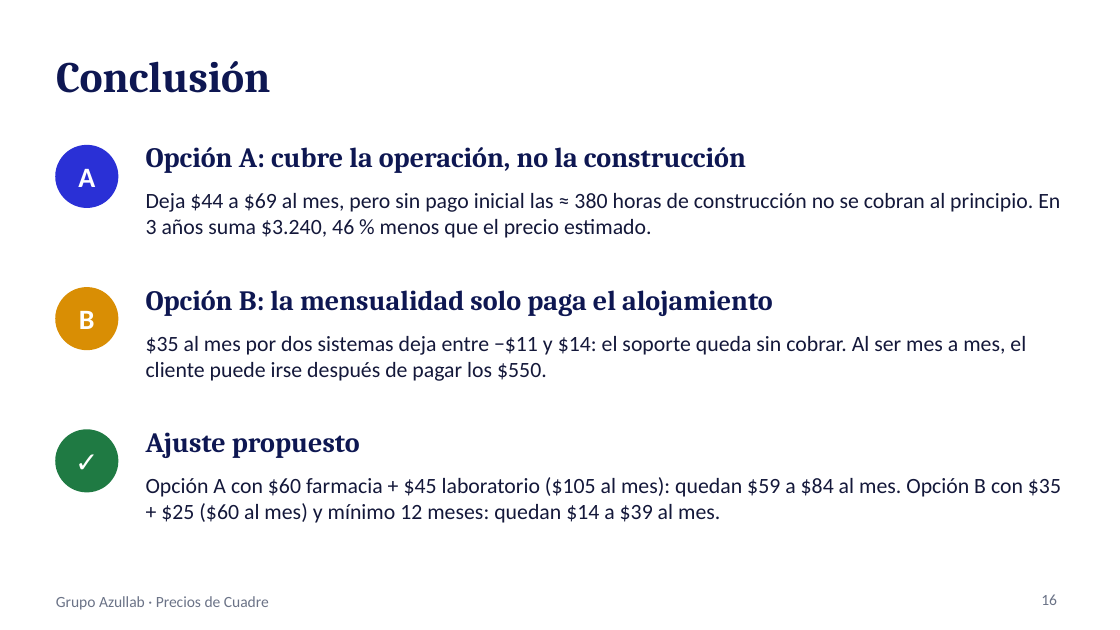
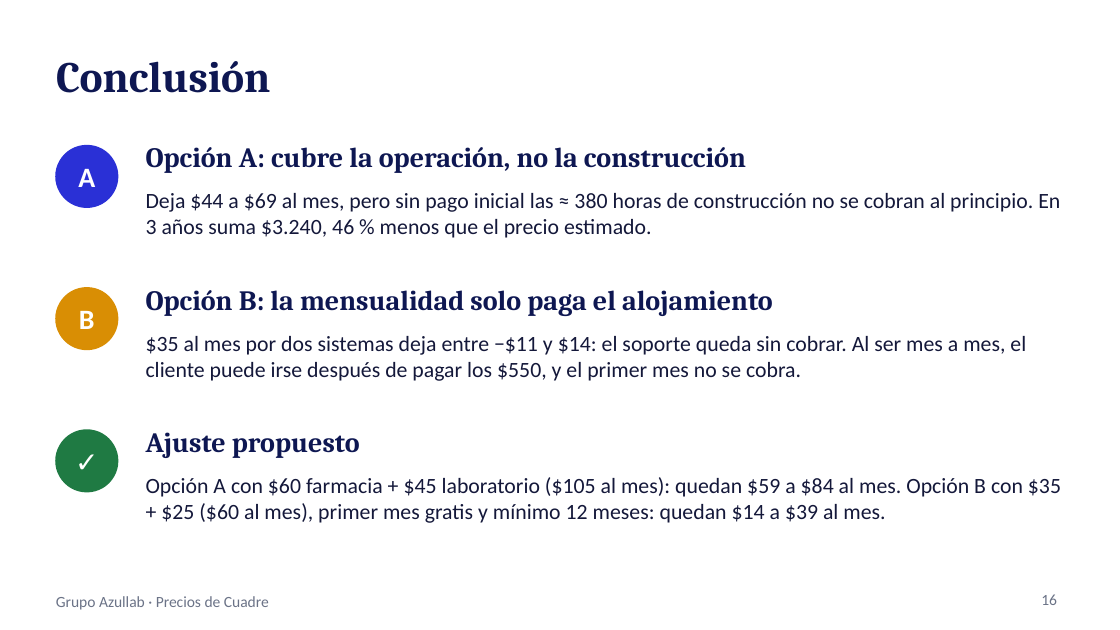
Before and after one commit to josedanielgt1/azullab, a slide deck: slide 16 of propuesta/Precios Grupo Azullab.pptx. Drawn at 1120x630 pixels with LibreOffice and Linux fonts; fonts in the diff are those of the drawing. Boxes give left, top, right and bottom in pixels: in the first picture for what was removed or moved away, otherwise in the second. Text is boxed around its words. In the diff, an @@ line names an element or a change of style, - is before the commit and + after.

```diff
--- a/propuesta/Precios Grupo Azullab.pptx
+++ b/propuesta/Precios Grupo Azullab.pptx
@@ text at box(146, 336, 1026, 381): text changed @@
-$35 al mes por dos sistemas deja entre −$11 y $14: el soporte queda sin cobrar. Al ser mes a mes, el cliente puede irse después de pagar los $550.
+$35 al mes por dos sistemas deja entre −$11 y $14: el soporte queda sin cobrar. Al ser mes a mes, el cliente puede irse después de pagar los $550, y el primer mes no se cobra.
@@ text at box(146, 477, 1061, 523): text changed @@
-Opción A con $60 farmacia + $45 laboratorio ($105 al mes): quedan $59 a $84 al mes. Opción B con $35 + $25 ($60 al mes) y mínimo 12 meses: quedan $14 a $39 al mes.
+Opción A con $60 farmacia + $45 laboratorio ($105 al mes): quedan $59 a $84 al mes. Opción B con $35 + $25 ($60 al mes), primer mes gratis y mínimo 12 meses: quedan $14 a $39 al mes.
```
Also in this commit, not shown: 7 other slides changed.
